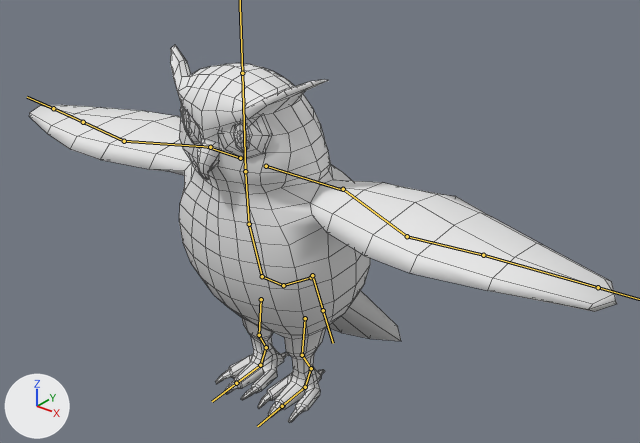
Before and after pictures for a commit that changed the FBX model PigeonTheGame/Assets/3D_Models/Enemies/Owl/Owl_Baked.fbx.
Rendered twice from a 50 mm camera at (20.9, -22.7, 22.9) aimed at (0.5, 2.8, 7.1). The lights are fixed; the arrows at lower left show +X, +Y and +Z. The bones that bend it are drawn over the model as lines. Mesh edges are drawn as thin lines.

Names of what the first picture shows: 'OWL'.
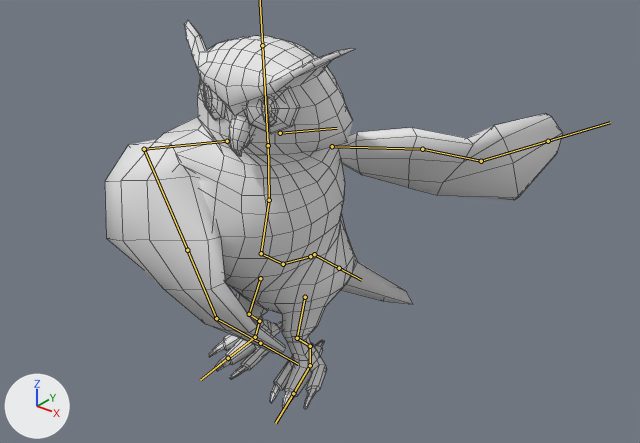
The newer file adds an action. The first version stands in its rest pose; the second is drawn at frame 3 of the action 'OwlRig|Owl_attack2.L.001'.

The change in detail:
Bone 'spine' (bone_spine) moves from (0.0, 0.0, 0.0) to (0.0, 0.22, -0.99).
Bone 'Chest2' (bone_chest2) turns from (0, 0, 0) to (-37, 72, -49) degrees about its own x, y and z.
Bone 'Chest1' (bone_chest1) turns from (0, 0, 0) to (0, -15, 0) degrees about its own x, y and z.
Bone 'Neck2' (bone_neck2) turns from (0, 0, 0) to (3, -59, -1) degrees about its own x, y and z.
Bone 'upper_arm.L' (bone_upper_arm_l) moves from (0.0, 0.0, 0.0) to (-0.91, 0.02, -0.92).
Bone 'upper_arm.L' (bone_upper_arm_l) turns from (0, 0, 0) to (8, -40, -38) degrees about its own x, y and z.
Bone 'forearm.L' (bone_forearm_l) turns from (0, 0, 0) to (4, -2, 32) degrees about its own x, y and z.
Bone 'hand.L' (bone_hand_l) turns from (0, 0, 0) to (61, -49, -65) degrees about its own x, y and z.
Bone 'shoulder.R' (bone_shoulder_r) moves from (0.0, 0.0, 0.0) to (0.02, 0.75, 0.05).
Bone 'shoulder.R' (bone_shoulder_r) turns from (0, 0, 0) to (7, 9, 17) degrees about its own x, y and z.
Bone 'upper_arm.R' (bone_upper_arm_r) turns from (0, 0, 0) to (-100, 15, 5) degrees about its own x, y and z.
Bone 'forearm.R' (bone_forearm_r) turns from (0, 0, 0) to (-10, 47, 15) degrees about its own x, y and z.
Bone 'hand.R' (bone_hand_r) turns from (0, 0, 0) to (-31, -18, -10) degrees about its own x, y and z.
Bone 'Upper_leg.L' (bone_upper_leg_l) turns from (0, 0, 0) to (-20, -7, -5) degrees about its own x, y and z.
Bone 'Lower_leg.L' (bone_lower_leg_l) turns from (0, 0, 0) to (36, 1, -2) degrees about its own x, y and z.
Bone 'Upper_leg.R' (bone_upper_leg_r) turns from (0, 0, 0) to (-11, 7, 7) degrees about its own x, y and z.
Bone 'Lower_leg.R' (bone_lower_leg_r) turns from (0, 0, 0) to (28, 0, 2) degrees about its own x, y and z.
Bone 'spine.002' (bone_spine_002) moves from (0.0, 0.0, 0.0) to (0.0, 0.1, 0.11).
Bone 'spine.002' (bone_spine_002) turns from (0, 0, 0) to (32, 0, 0) degrees about its own x, y and z.

Where the change shows, as pixel boxes (x1, y1, x2, y2) in the pictures (640 x 443 px):
'OWL', posed (22% narrower): before (30, 45, 617, 422); after (105, 20, 563, 409)
bone 'spine', root to tip: before (311, 277) to (286, 284); after (310, 256) to (285, 263)
bone 'Chest2', root to tip: before (262, 276) to (249, 224); after (261, 253) to (269, 200)
bone 'Chest1', root to tip: before (249, 224) to (245, 165); after (269, 200) to (268, 139)
bone 'Neck2', root to tip: before (245, 171) to (242, 73); after (268, 145) to (262, 45)
bone 'upper_arm.L', root to tip: before (343, 189) to (407, 236); after (332, 146) to (422, 149)
bone 'forearm.L', root to tip: before (407, 236) to (483, 255); after (422, 149) to (481, 161)
bone 'hand.L', root to tip: before (483, 255) to (598, 287); after (481, 161) to (548, 141)
bone 'shoulder.R', root to tip: before (240, 158) to (207, 147); after (227, 141) to (144, 149)
bone 'upper_arm.R', root to tip: before (210, 147) to (124, 141); after (144, 149) to (187, 250)
bone 'forearm.R', root to tip: before (124, 141) to (83, 122); after (187, 250) to (216, 318)
bone 'hand.R', root to tip: before (83, 122) to (53, 108); after (216, 318) to (260, 343)
bone 'Upper_leg.L', root to tip: before (305, 318) to (302, 355); after (305, 297) to (297, 338)
bone 'Lower_leg.L', root to tip: before (302, 355) to (311, 368); after (297, 338) to (310, 346)
bone 'Upper_leg.R', root to tip: before (261, 299) to (259, 335); after (260, 278) to (249, 314)
bone 'Lower_leg.R', root to tip: before (259, 335) to (266, 347); after (249, 314) to (259, 321)
bone 'spine.002', root to tip: before (312, 275) to (323, 310); after (314, 254) to (339, 268)
